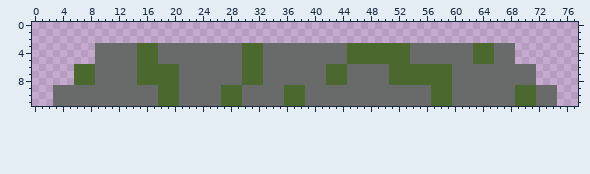
Edited in one commit: sprite sheet (Assets/PressurePlateUpSprite.png). Above: the version before the commit.
The file is 78x12 pixels.
Once edited:
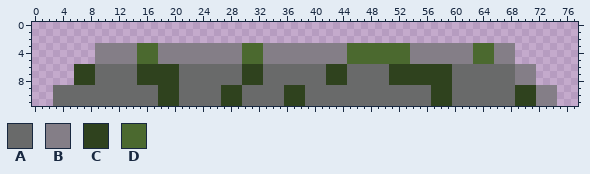
Palette (. is transparent): A #696a6a  B #847e87  C #2f421e  D #4b692f
Change:
@@ x 0..77 @@
  2 ..............................................................................
- 3 .........AAAAAADDDAAAAAAAAAAAADDDAAAAAAAAAAAADDDDDDDDDAAAAAAAAADDDAAA.........
- 4 .........AAAAAADDDAAAAAAAAAAAADDDAAAAAAAAAAAADDDDDDDDDAAAAAAAAADDDAAA.........
- 5 .........AAAAAADDDAAAAAAAAAAAADDDAAAAAAAAAAAADDDDDDDDDAAAAAAAAADDDAAA.........
- 6 ......DDDAAAAAADDDDDDAAAAAAAAADDDAAAAAAAAADDDAAAAAADDDDDDDDDAAAAAAAAAAAA......
- 7 ......DDDAAAAAADDDDDDAAAAAAAAADDDAAAAAAAAADDDAAAAAADDDDDDDDDAAAAAAAAAAAA......
- 8 ......DDDAAAAAADDDDDDAAAAAAAAADDDAAAAAAAAADDDAAAAAADDDDDDDDDAAAAAAAAAAAA......
- 9 ...AAAAAAAAAAAAAAADDDAAAAAADDDAAAAAADDDAAAAAAAAAAAAAAAAAADDDAAAAAAAAADDDAAA...
-10 ...AAAAAAAAAAAAAAADDDAAAAAADDDAAAAAADDDAAAAAAAAAAAAAAAAAADDDAAAAAAAAADDDAAA...
-11 ...AAAAAAAAAAAAAAADDDAAAAAADDDAAAAAADDDAAAAAAAAAAAAAAAAAADDDAAAAAAAAADDDAAA...
+ 3 .........BBBBBBDDDBBBBBBBBBBBBDDDBBBBBBBBBBBBDDDDDDDDDBBBBBBBBBDDDBBB.........
+ 4 .........BBBBBBDDDBBBBBBBBBBBBDDDBBBBBBBBBBBBDDDDDDDDDBBBBBBBBBDDDBBB.........
+ 5 .........BBBBBBDDDBBBBBBBBBBBBDDDBBBBBBBBBBBBDDDDDDDDDBBBBBBBBBDDDBBB.........
+ 6 ......CCCAAAAAACCCCCCAAAAAAAAACCCAAAAAAAAACCCAAAAAACCCCCCCCCAAAAAAAAABBB......
+ 7 ......CCCAAAAAACCCCCCAAAAAAAAACCCAAAAAAAAACCCAAAAAACCCCCCCCCAAAAAAAAABBB......
+ 8 ......CCCAAAAAACCCCCCAAAAAAAAACCCAAAAAAAAACCCAAAAAACCCCCCCCCAAAAAAAAABBB......
+ 9 ...AAAAAAAAAAAAAAACCCAAAAAACCCAAAAAACCCAAAAAAAAAAAAAAAAAACCCAAAAAAAAACCCBBB...
+10 ...AAAAAAAAAAAAAAACCCAAAAAACCCAAAAAACCCAAAAAAAAAAAAAAAAAACCCAAAAAAAAACCCBBB...
+11 ...AAAAAAAAAAAAAAACCCAAAAAACCCAAAAAACCCAAAAAAAAAAAAAAAAAACCCAAAAAAAAACCCBBB...
Boxes around the changes in both pictures, in picture pixels (x1, y1, x2, y2):
changed: (74, 43, 347, 106)
changed: (389, 43, 473, 106)
changed: (494, 43, 557, 106)
